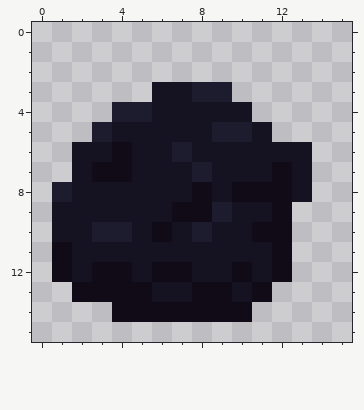
Two versions of one pixel-art sprite, Art/coal.png. Above, as it was before the edit.
The file is 16x16 pixels. Colours within 5 levels of each other are drawn and written as one.
Once edited:
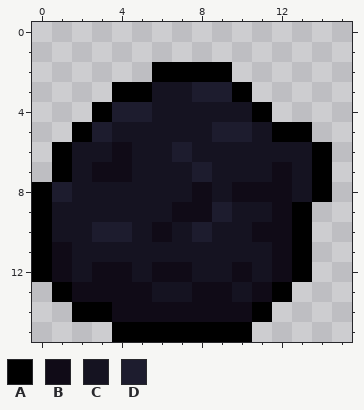
Palette (. is transparent): A #000000  B #100b17  C #151321  D #1d1c2e
Diff:
y 2: x 6..9 .... -> AAAA
y 3: x 4..5 .. -> AA; x 10 . -> A
y 4: x 3 . -> A; x 11 . -> A
y 5: x 2 . -> A; x 12..13 .. -> AA
y 6..7: x 1 . -> A; x 14 . -> A
y 8: x 0 . -> A; x 14 . -> A
y 9..12: x 0 . -> A; x 13 . -> A
y 13: x 1 . -> A; x 12 . -> A
y 14: x 2..3 .. -> AA; x 11 . -> A
y 15: x 4..10 ....... -> AAAAAAA
